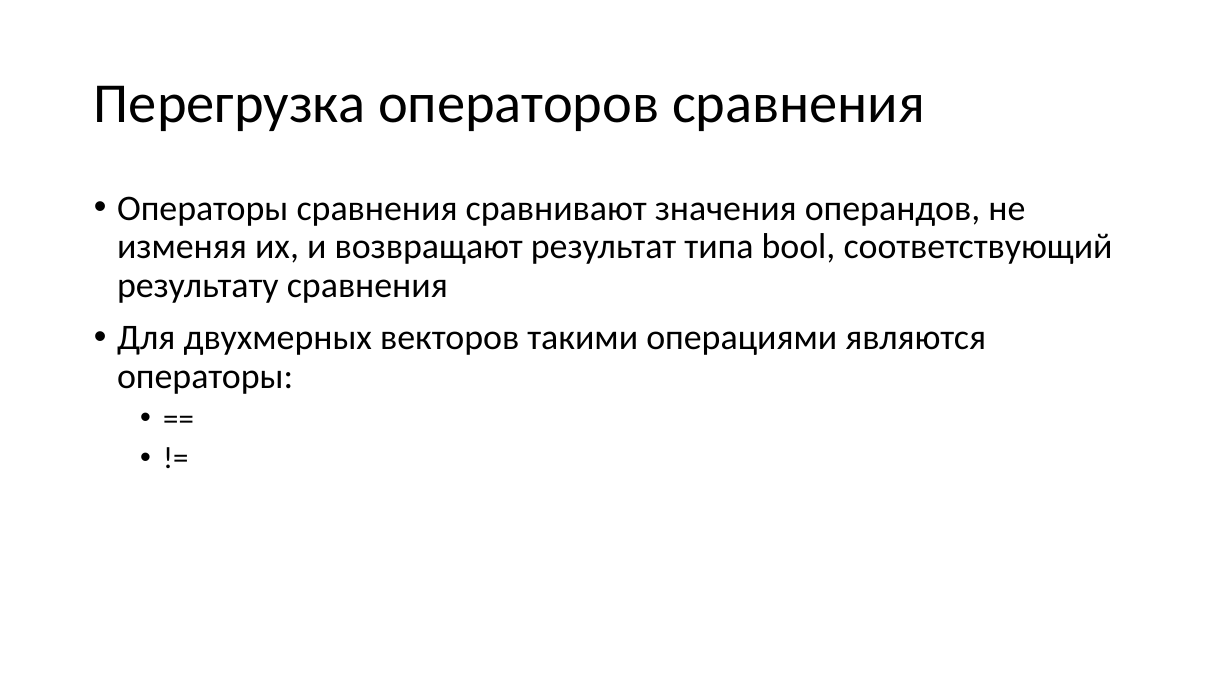
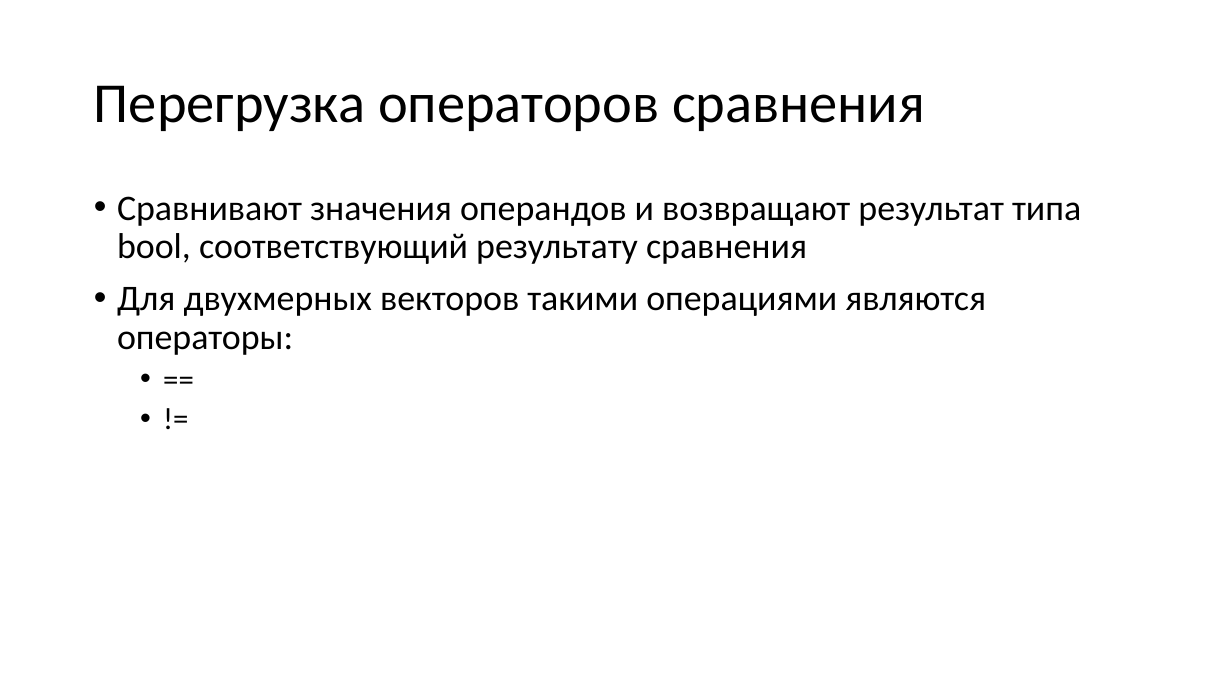
Before and after one commit to alexey-malov/oop, a slide deck: slide 22 of lectures/04/Дружественные функции и классы. Перегрузка операций.pptx (slide 34 before the commit). Drawn at 1232x693 pixels with LibreOffice and Linux fonts; fonts in the diff are those of the drawing. Boxes give left, top, right and bottom in pixels: in the first picture for what was removed or moved away, otherwise in the second. Text is boxed around its words. In the diff, an @@ line names an element or a change of style, - is before the commit and + after.

```diff
--- a/lectures/04/Дружественные функции и классы. Перегрузка операций.pptx
+++ b/lectures/04/Дружественные функции и классы. Перегрузка операций.pptx
@@ text at [117, 196, 1081, 264]: text changed @@
-• Операторы сравнения сравнивают значения операндов, не изменяя их, и возвращают результат типа bool, соответствующий результату сравнения
+• Cравнивают значения операндов и возвращают результат типа bool, соответствующий результату сравнения
```
Also in this commit, not shown: 27 other slides changed, 6 slides added, 17 slides removed.
